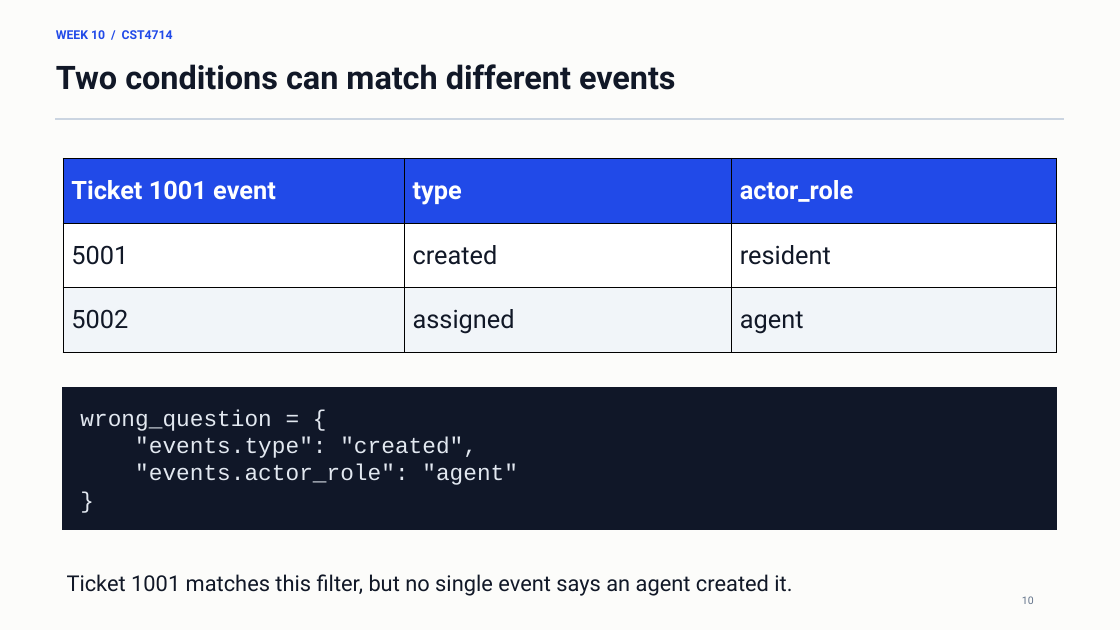
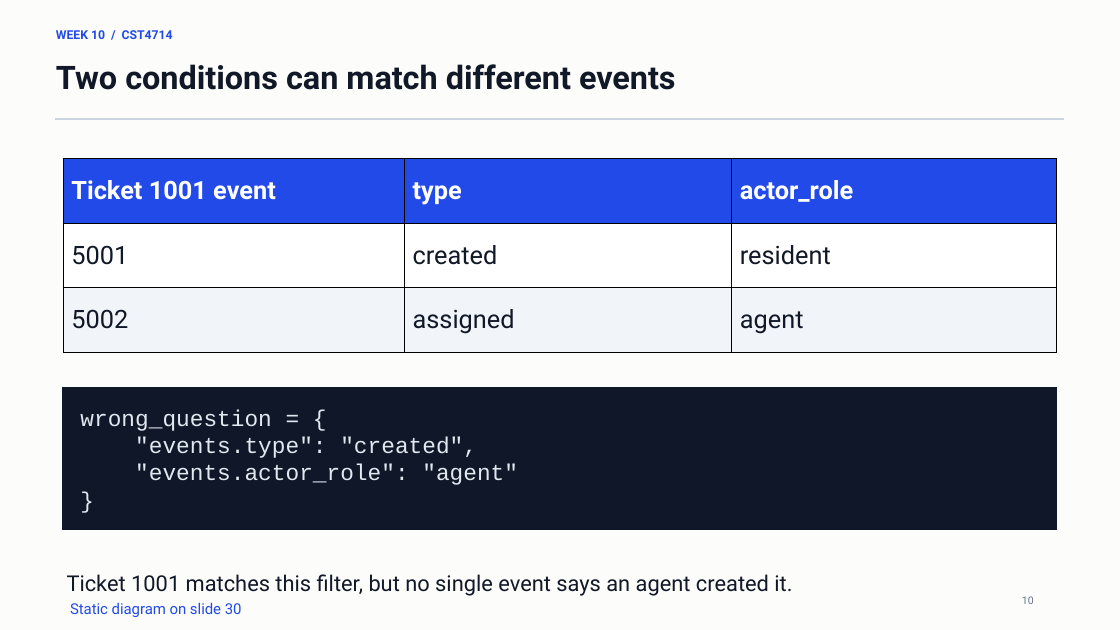
Before and after one commit to lolusername/CST4714_DB_admin, a slide deck: slide 10 of week_10/week_10_mql_document_modeling.pptx. Drawn at 1120x630 pixels with LibreOffice and Linux fonts; fonts in the diff are those of the drawing. Boxes give left, top, right and bottom in pixels: in the first picture for what was removed or moved away, otherwise in the second. Text is boxed around its words. In the diff, an @@ line names an element or a change of style, - is before the commit and + after.

Commit message:
Prepare Week 10 with spoken scripts, static diagrams, and embedded videos

```diff
--- a/week_10/week_10_mql_document_modeling.pptx
+++ b/week_10/week_10_mql_document_modeling.pptx
@@ text added at (70,602,242,617), 12.8 pt, text #214AE8 @@
+Static diagram on slide 30
```
Also in this commit, not shown: 4 other slides changed, 3 slides added, 9 other files.
